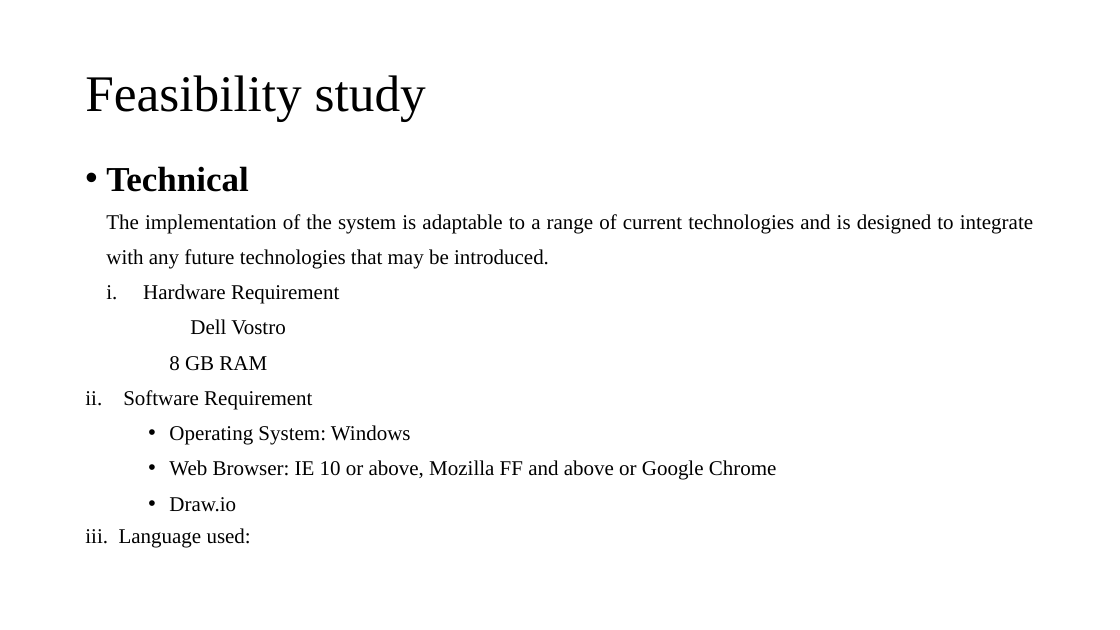
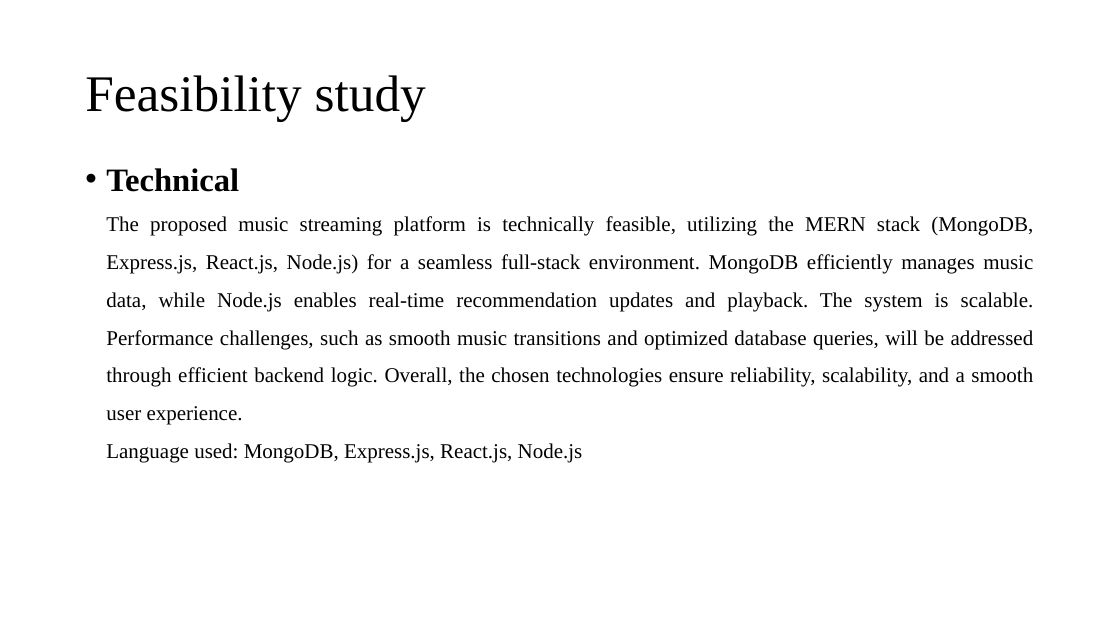
Before and after one commit to Hellsrest/Spotify-clone, a slide deck: slide 8 of proposal-defence/Music-streaming-platform-Project Proposal .pptx (slide 7 before the commit). Drawn at 1120x630 pixels with LibreOffice and Linux fonts; fonts in the diff are those of the drawing. Boxes give left, top, right and bottom in pixels: in the first picture for what was removed or moved away, otherwise in the second. Text is boxed around its words. In the diff, an @@ line names an element or a change of style, - is before the commit and + after.

```diff
--- a/proposal-defence/Music-streaming-platform-Project Proposal .pptx
+++ b/proposal-defence/Music-streaming-platform-Project Proposal .pptx
@@ text at <box>106,168,239,192</box>: size 30 to 28 pt in "Technical"; line spacing 1.4 to 1.5 @@
@@ text at <box>106,216,1034,463</box>: text changed @@
-The implementation of the system is adaptable to a range of current technologies and is designed to integrate with any future technologies that may be introduced.
-i. Hardware Requirement
-Dell Vostro
-8 GB RAM
-ii. Software Requirement
-• Operating System: Windows
-• Web Browser: IE 10 or above, Mozilla FF and above or Google Chrome
-• Draw.io
-iii. Language used:
+The proposed music streaming platform is technically feasible, utilizing the MERN stack (MongoDB, Express.js, React.js, Node.js) for a seamless full-stack environment. MongoDB efficiently manages music data, while Node.js enables real-time recommendation updates and playback. The system is scalable. Performance challenges, such as smooth music transitions and optimized database queries, will be addressed through efficient backend logic. Overall, the chosen technologies ensure reliability, scalability, and a smooth user experience.
+Language used: MongoDB, Express.js, React.js, Node.js
```
Also in this commit, not shown: 6 other slides changed, 3 slides added, 1 slide removed, 13 other files.
